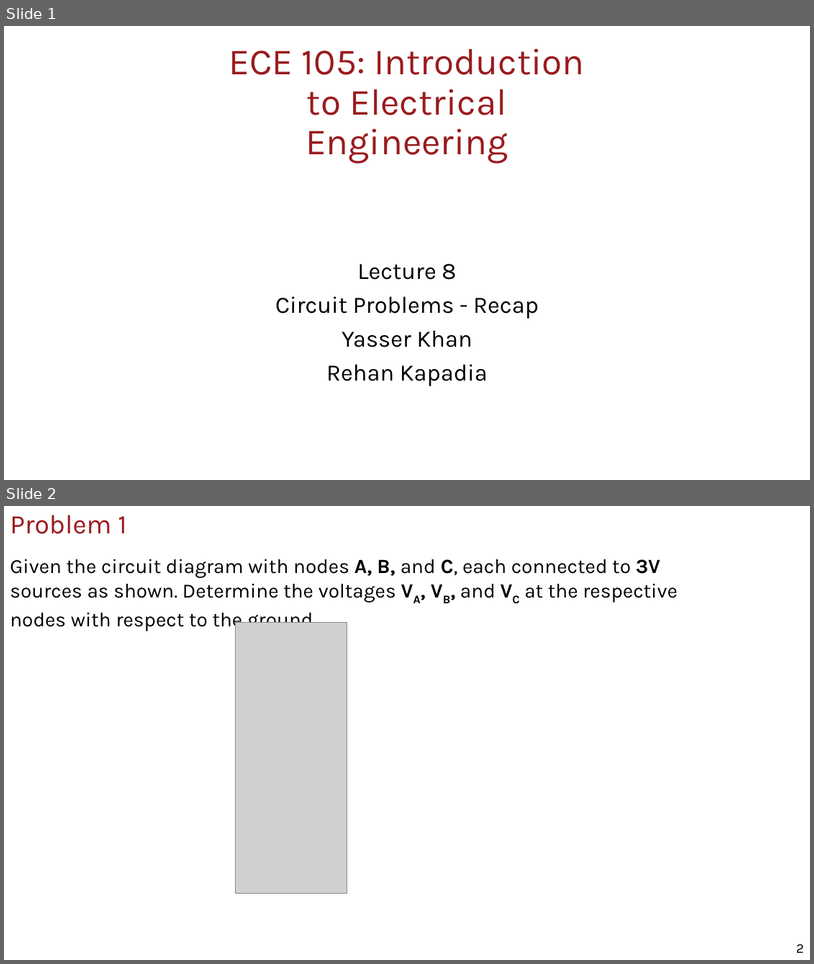
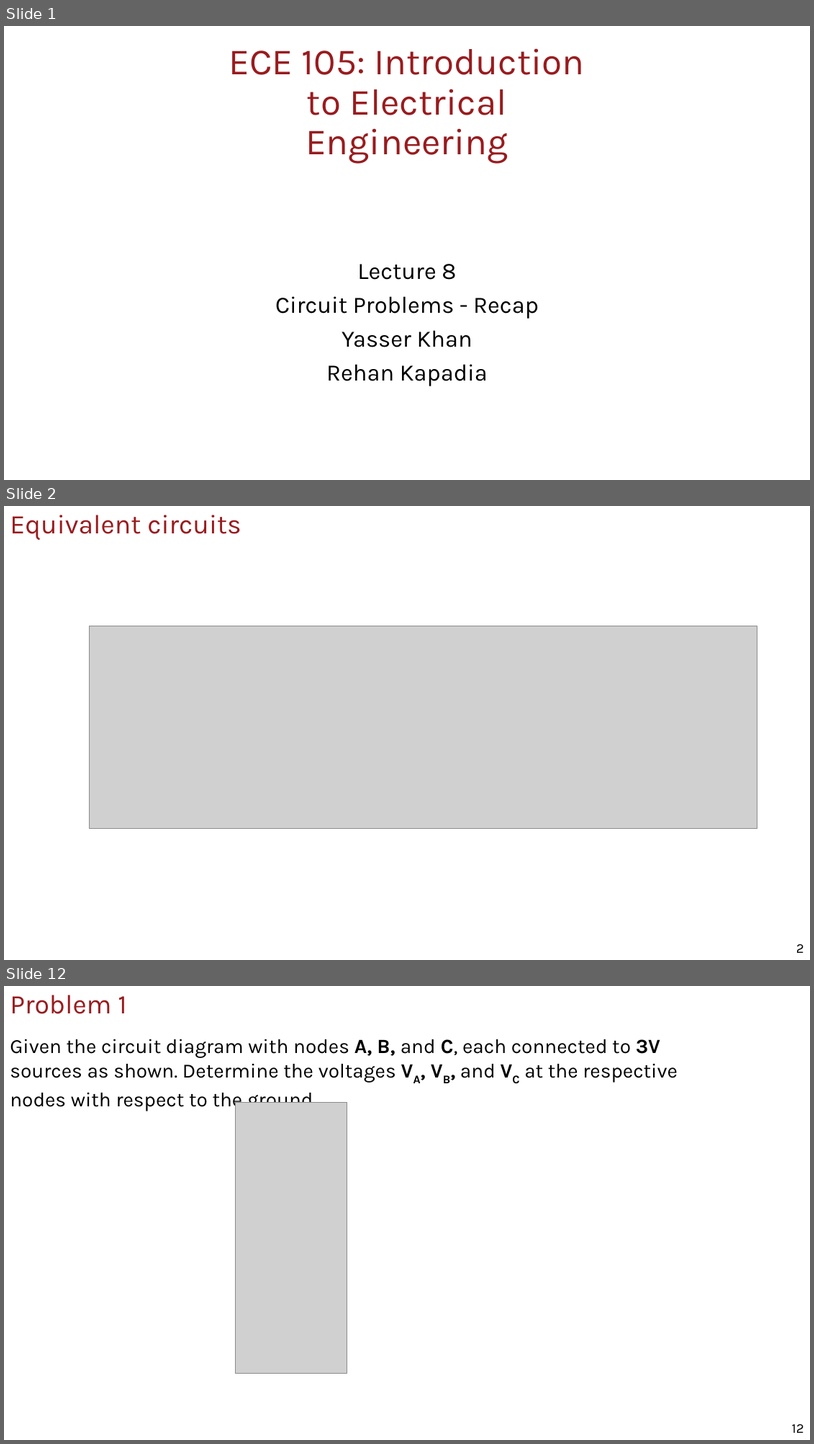
Before and after one commit to uscee105/ee105, a slide deck: assets/module-1-circuit/mod-1-lecture-8-circuit-problems.pptx. Shown one above the other, each under a label of ours: slides 1 and 2 before the commit, slides 1, 2 and 12 after it; the slides between them are not shown. The pictures are 814x964 and 814x1444 pixels, drawn with LibreOffice and Linux fonts; fonts in the diff are those of the drawing; grey boxes stand for pictures; background and template pictures are left out. Boxes give left, top, right and bottom in pixels: in the first picture for what was removed or moved away, otherwise in the second. Text is boxed around its words. In the diff, an @@ line names an element or a change of style, - is before the commit and + after.

Commit message:
circuit 4 update

```diff
--- a/assets/module-1-circuit/mod-1-lecture-8-circuit-problems.pptx
+++ b/assets/module-1-circuit/mod-1-lecture-8-circuit-problems.pptx
@@ slide 2 added at [4,506,810,960], background #FFFFFF @@
@@ title added at [10,515,242,540], 32 pt, text #991B1E @@
+Equivalent circuits
@@ picture added at [89,626,758,828] @@
@@ page number added at [797,944,805,952], 16 pt, text #000000 @@
+2
@@ what was slide 2 is now slide 12 @@
@@ page number at [792,1424,805,1432]: text changed @@
-2
+12
```
Also in this commit, not shown: 9 other slides added, 2 slides removed, 4 other files.
